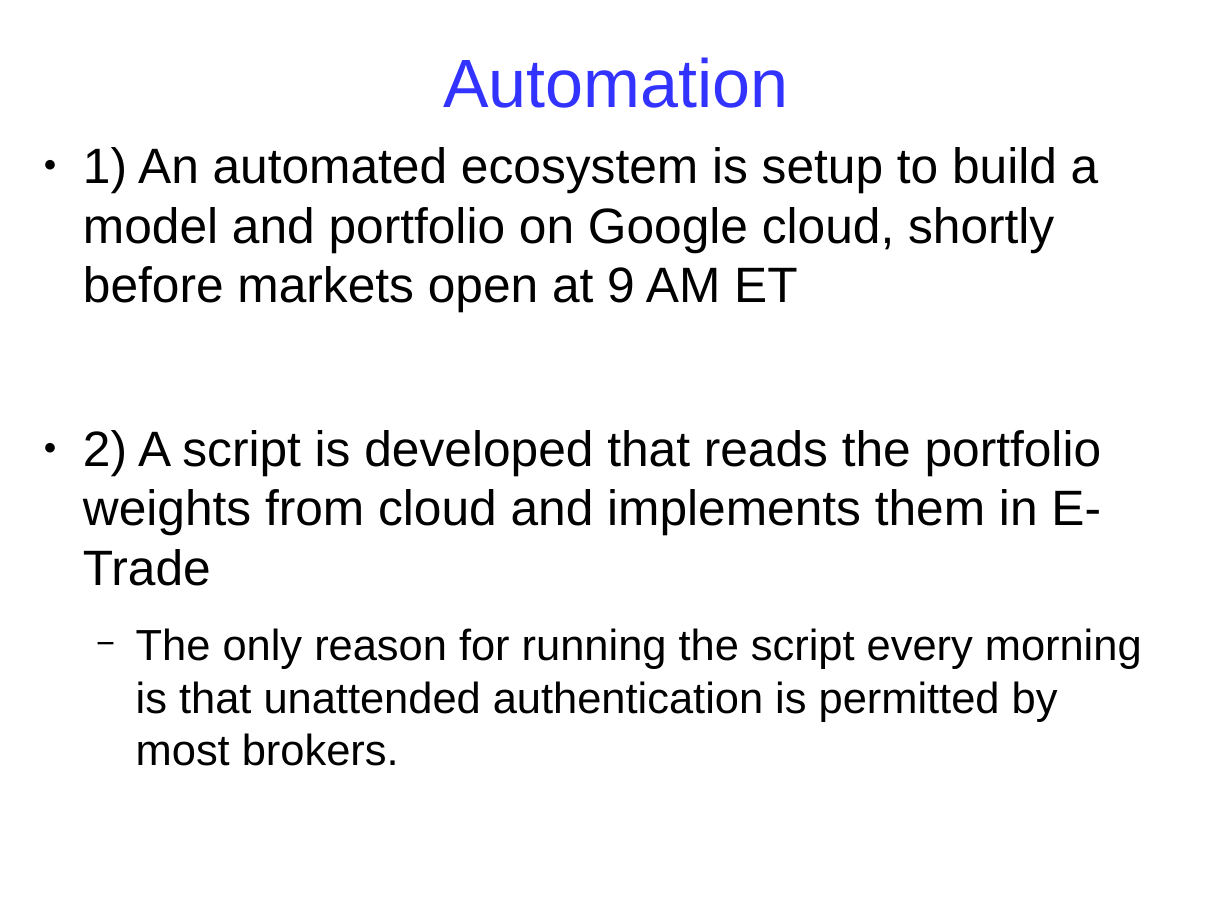
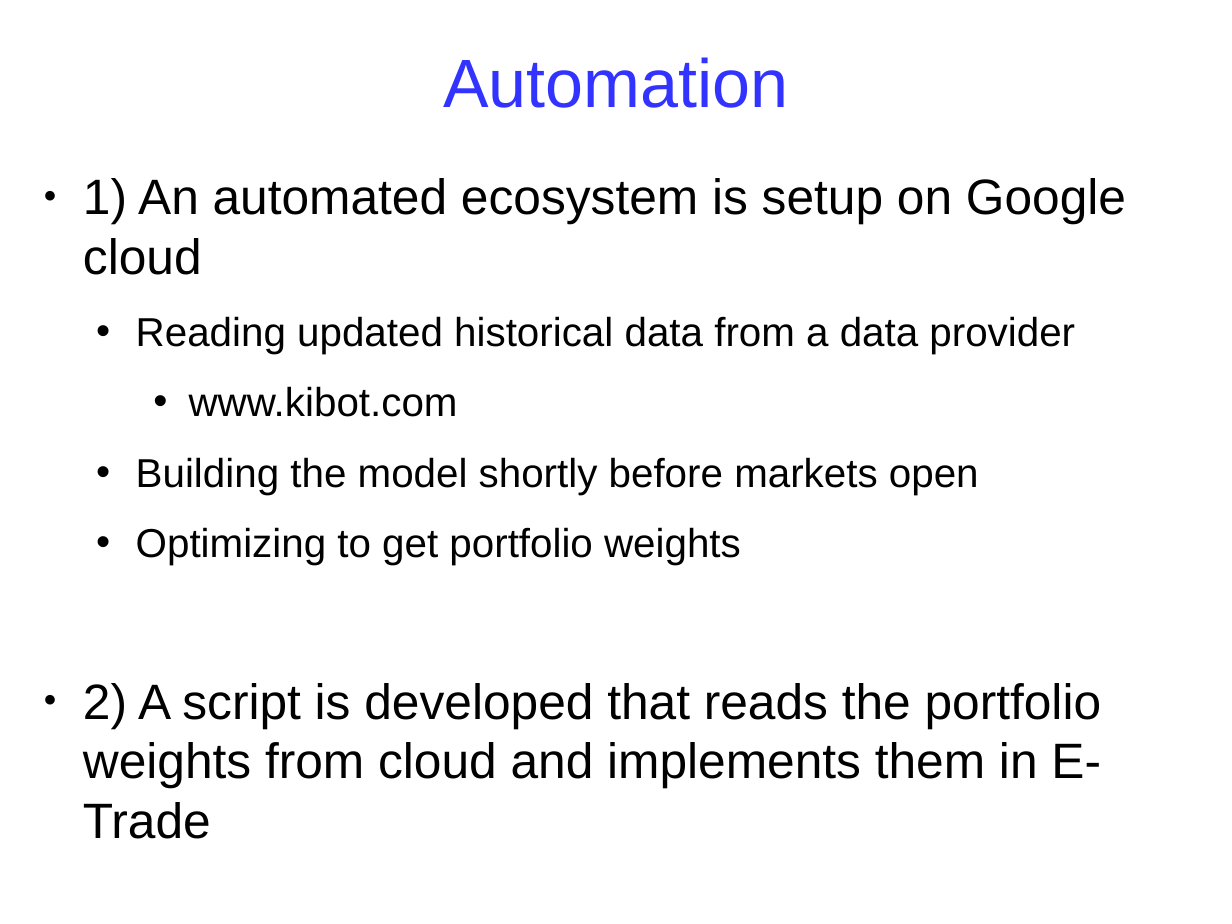
Before and after one commit to babakopti/opti-trade, a slide deck: slide 31 of presentations/presentation-Jan-2020.odp (slide 28 before the commit). Drawn at 1232x924 pixels with LibreOffice and Linux fonts; fonts in the diff are those of the drawing. Boxes give left, top, right and bottom in pixels: in the first picture for what was removed or moved away, otherwise in the second. Text is boxed around its words. In the diff, an @@ line names an element or a change of style, - is before the commit and + after.

```diff
--- a/presentations/presentation-Jan-2020.odp
+++ b/presentations/presentation-Jan-2020.odp
@@ text "1) An automated ecosystem is ...": place and size @@
-text "1) An automated ecosystem is ..." at (83,147,1142,766)
+text "1) An automated ecosystem is ..." at (83,178,1126,839)
@@ text at (83,178,1126,565): text changed; size 32 to 26 pt @@
-● 1) An automated ecosystem is setup to build a model and portfolio on Google cloud, shortly before markets open at 9 AM ET
+● 1) An automated ecosystem is setup on Google cloud
+  • Reading updated historical data from a data provider
+    • www.kibot.com
+  • Building the model shortly before markets open
+  • Optimizing to get portfolio weights
@@ text at (136,628,1142,766): paragraph removed @@
-  − The only reason for running the script every morning is that unattended authentication is permitted by most brokers.
```
Also in this commit, not shown: 4 other slides changed, 4 slides added.
